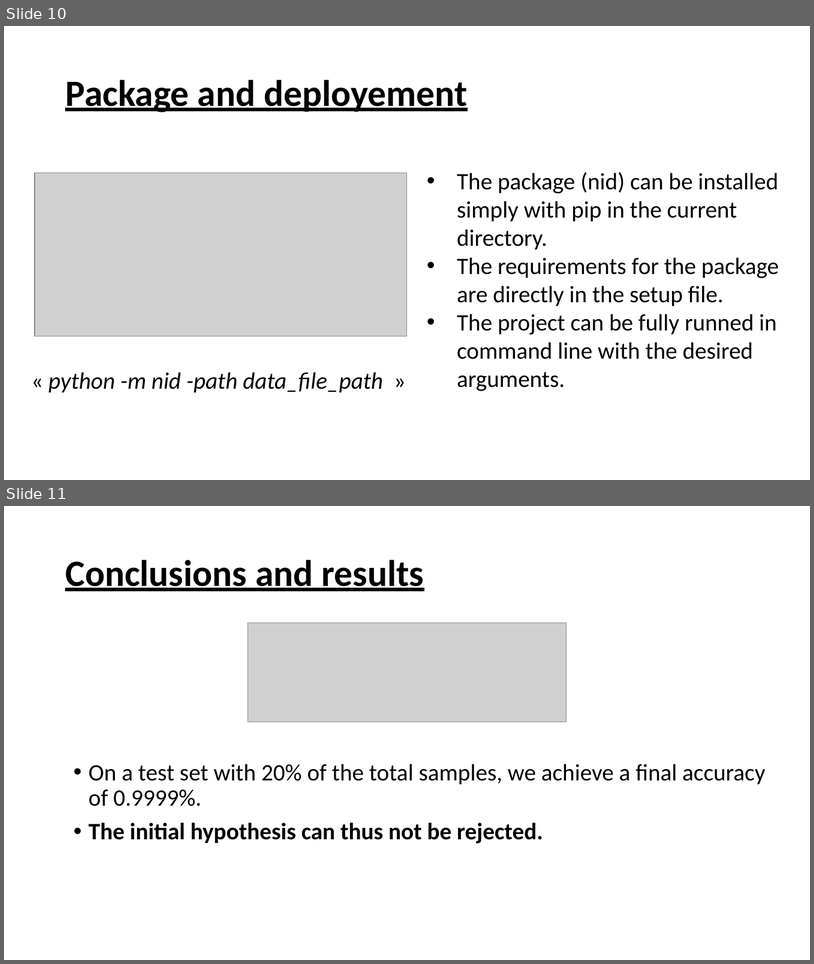
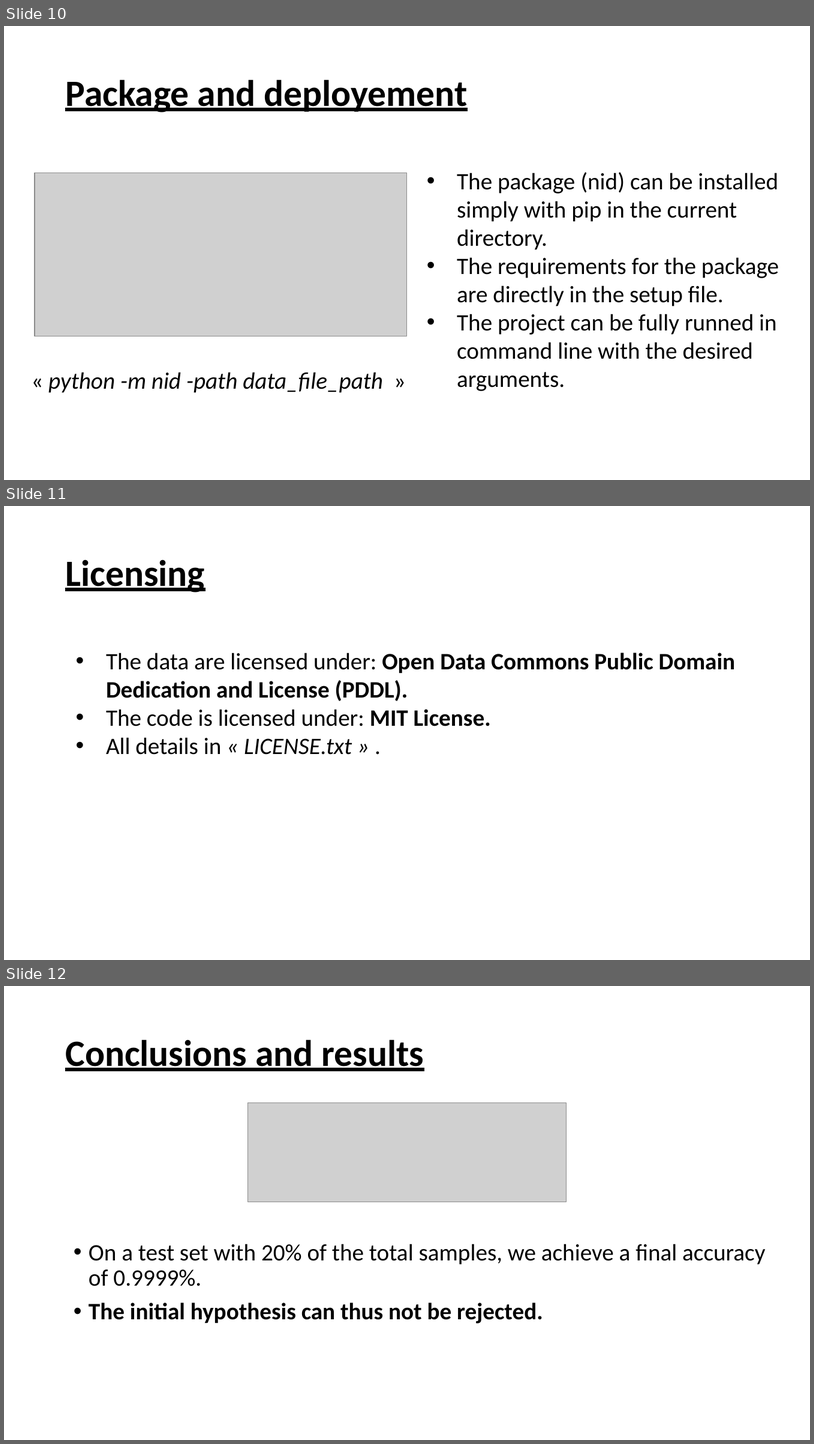
Before and after one commit to gatrikh/project_m05, a slide deck: presentation/presentation.pptx. Shown one above the other, each under a label of ours: slides 10 and 11 before the commit, slides 10, 11 and 12 after it. The pictures are 814x964 and 814x1444 pixels, drawn with LibreOffice and Linux fonts; fonts in the diff are those of the drawing; grey boxes stand for pictures. Boxes give left, top, right and bottom in pixels: in the first picture for what was removed or moved away, otherwise in the second. Text is boxed around its words. In the diff, an @@ line names an element or a change of style, - is before the commit and + after.

Commit message:
Presentation & license improvements

```diff
--- a/presentation/presentation.pptx
+++ b/presentation/presentation.pptx
@@ slide 11 added at <box>4,506,810,960</box>, background #FFFFFF @@
@@ title added at <box>65,559,205,592</box>, 44 pt, text #000000, bold, underline @@
+Licensing
@@ text added at <box>106,652,736,754</box>, 28 pt, text #000000 @@
+• The data are licensed under: Open Data Commons Public Domain Dedication and License (PDDL).
+• The code is licensed under: MIT License.
+• All details in « LICENSE.txt » .
@@ what was slide 11 is now slide 12 @@
```
Also in this commit, not shown: 1 other file.
